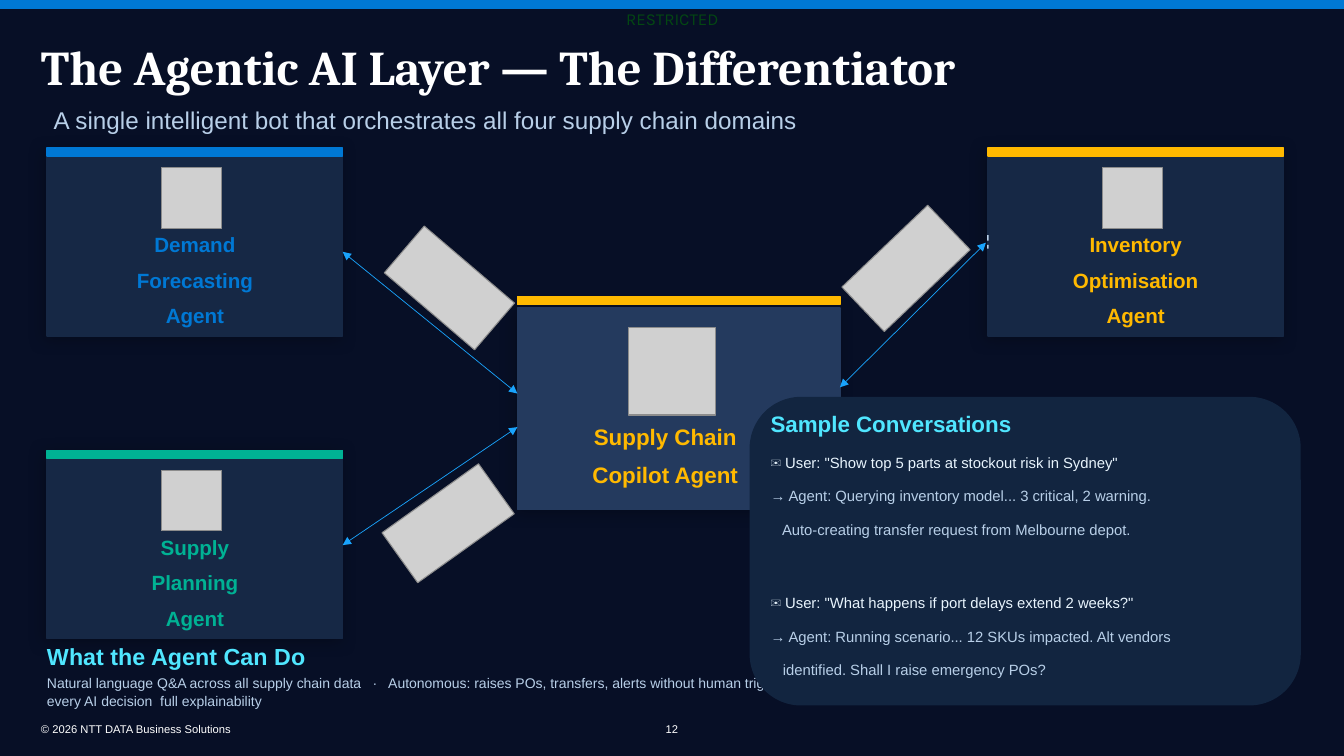
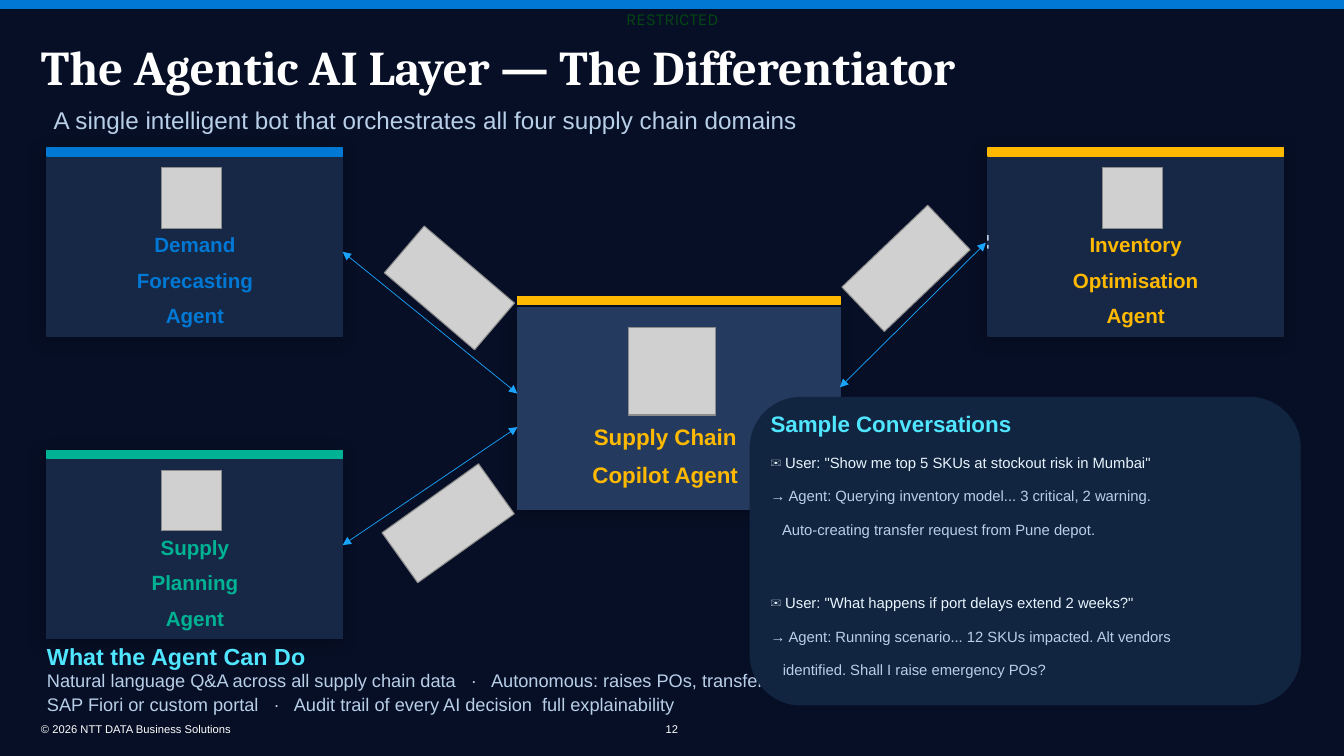
Before and after one commit to bhartiya75/ntt, a slide deck: slide 12 of backend/generated_ppts/NDBS_SAP_Supply_Chain_AI_v2.0.pptx. Drawn at 1344x756 pixels with LibreOffice and Linux fonts; fonts in the diff are those of the drawing; grey boxes stand for pictures; background and template pictures are left out. Boxes give left, top, right and bottom in pixels: in the first picture for what was removed or moved away, otherwise in the second. Text is boxed around its words. In the diff, an @@ line names an element or a change of style, - is before the commit and + after.

```diff
--- a/backend/generated_ppts/NDBS_SAP_Supply_Chain_AI_v2.0.pptx
+++ b/backend/generated_ppts/NDBS_SAP_Supply_Chain_AI_v2.0.pptx
@@ text at [785,457,1151,471]: text changed @@
-✉ User: "Show top 5 parts at stockout risk in Sydney"
+✉ User: "Show me top 5 SKUs at stockout risk in Mumbai"
@@ text at [782,524,1095,538]: text changed @@
-Auto-creating transfer request from Melbourne depot.
+Auto-creating transfer request from Pune depot.
@@ text "Natural language Q&A across all ..." at [47,673,1006,715]: size 10 to 13 pt @@
```
Also in this commit, not shown: 12 other slides changed, 1 other file.
